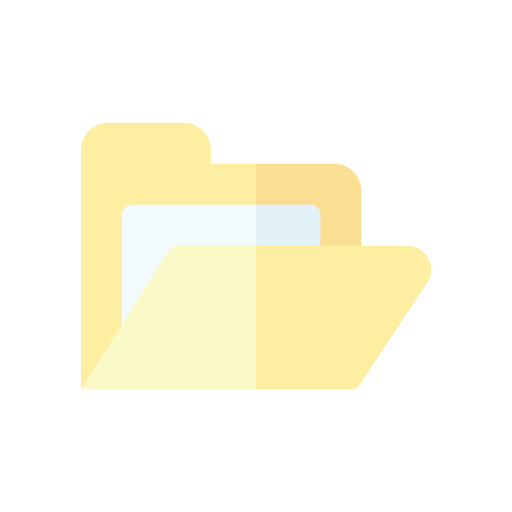
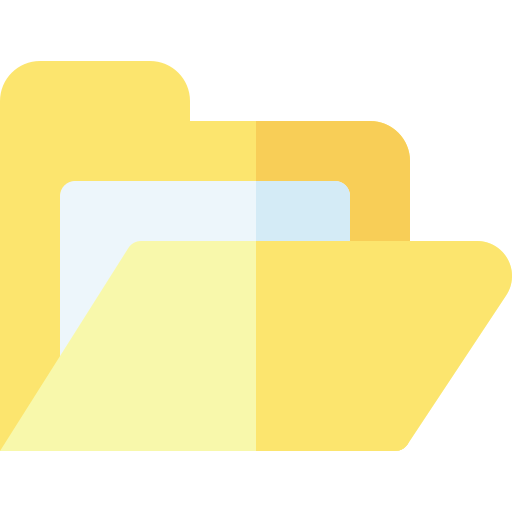
Two versions of the same layered image (512×512). Layer-by-layer changes:
removed layer "Ebene" (was 35%) over (x1=0, y1=61, x2=512, y2=451)
"File_Open.png": opacity 100% → 66%, painted on it over (x1=0, y1=61, x2=512, y2=451)
